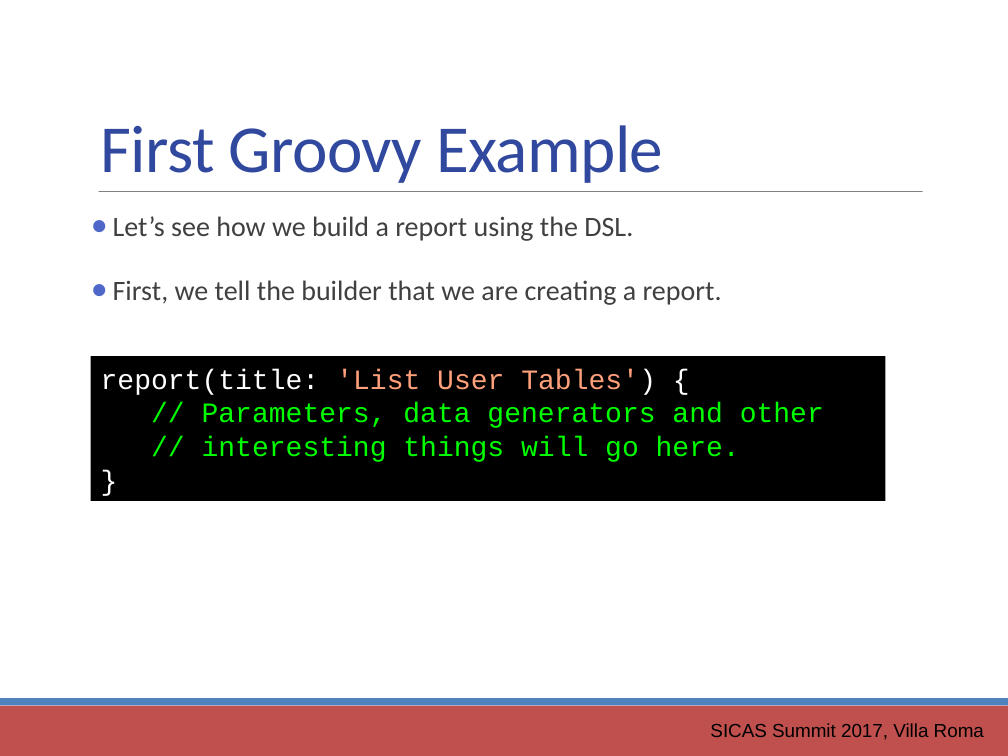
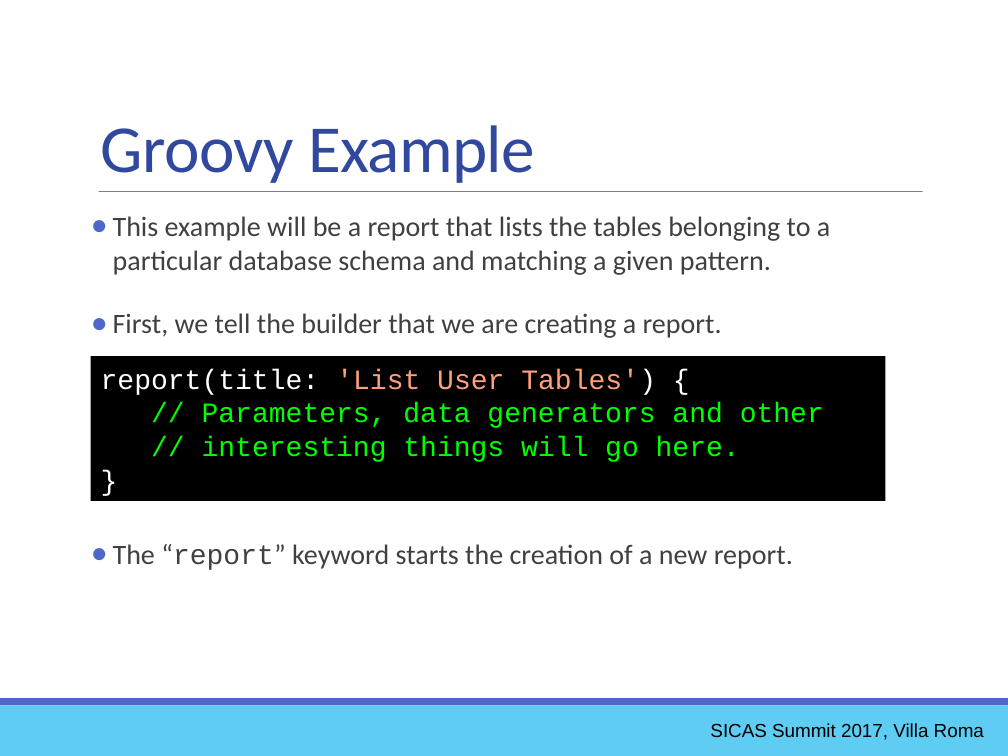
Before and after one commit to ewcole/simple_report, a slide deck: slide 22 of docs/SICAS_2017/Cole_Drop-In Reporting with Groovy.pptx (slide 14 before the commit). Drawn at 1008x756 pixels with LibreOffice and Linux fonts; fonts in the diff are those of the drawing. Boxes give left, top, right and bottom in pixels: in the first picture for what was removed or moved away, otherwise in the second. Text is boxed around its words. In the diff, an @@ line names an element or a change of style, - is before the commit and + after.

```diff
--- a/docs/SICAS_2017/Cole_Drop-In Reporting with Groovy.pptx
+++ b/docs/SICAS_2017/Cole_Drop-In Reporting with Groovy.pptx
@@ text at <box>101,125,535,183</box>: text changed @@
-First Groovy Example
+Groovy Example
@@ text at <box>113,216,830,275</box>: text changed @@
-● Let’s see how we build a report using the DSL.
+● This example will be a report that lists the tables belonging to a particular database schema and matching a given pattern.
@@ text added at <box>113,544,793,570</box>, 20 pt, text #404040 @@
+● The “report” keyword starts the creation of a new report.
@@ rectangle at <box>0,706,1008,756</box>: fill #C0504D to #5ECCF3 @@
@@ rectangle at <box>0,699,1008,706</box>: fill #4F81BD to #4E67C8 @@
```
Also in this commit, not shown: 38 other slides changed, 8 slides added, 1 slide removed, 8 other files.
